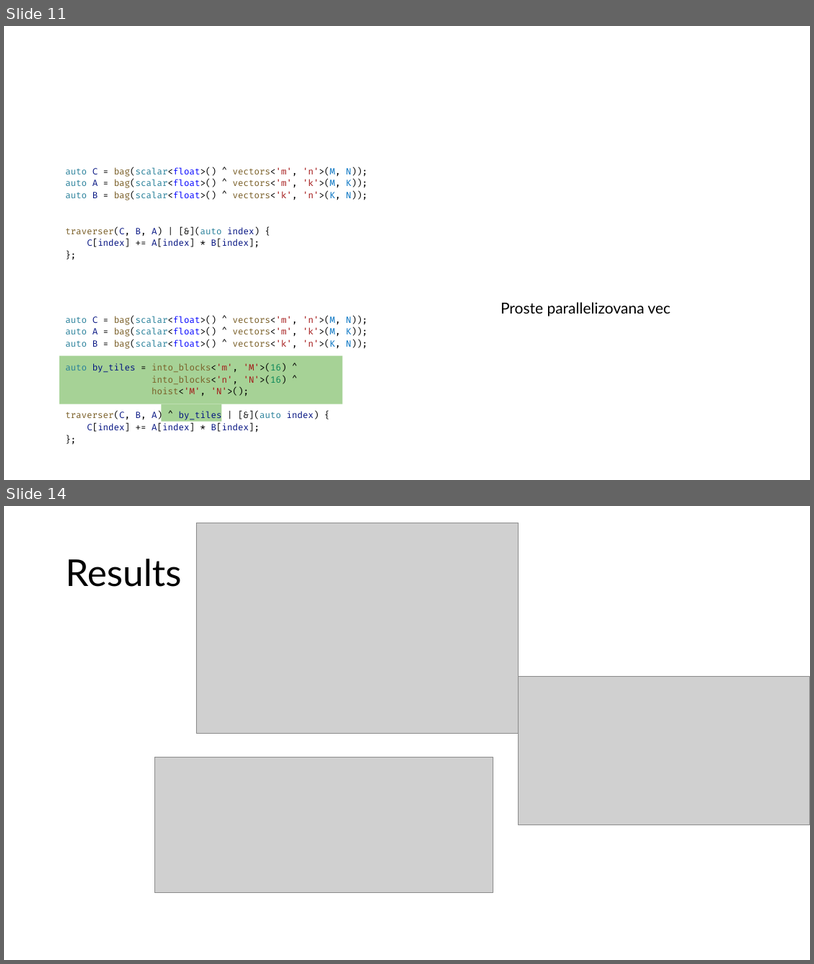
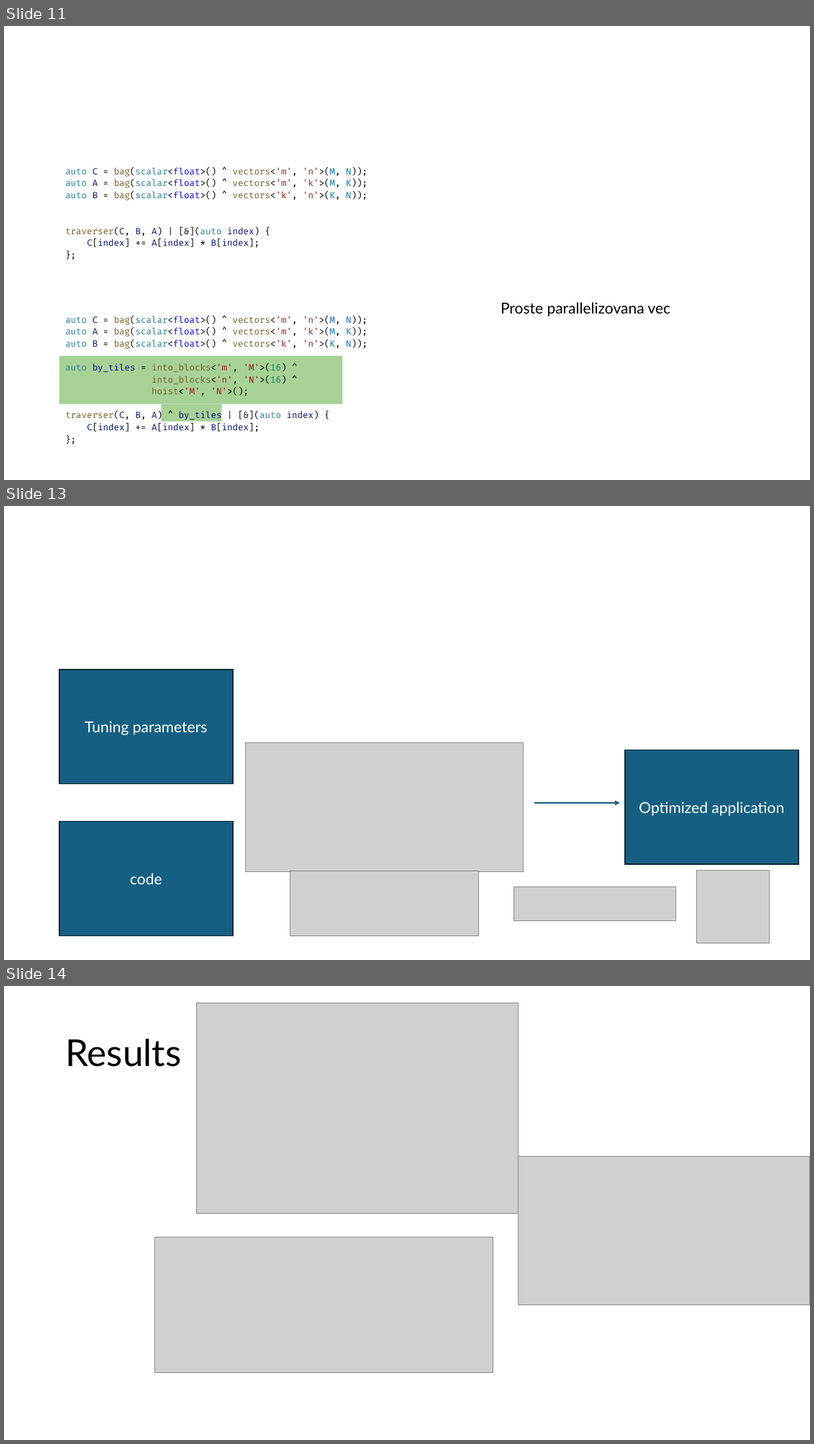
Before and after one commit to jiriklepl/phd-thesis, a slide deck: slides/Optimizing Memory Layouts and Traversal Orders in High-Performance Computing.pptx. Shown one above the other, each under a label of ours: slides 11 and 14 before the commit, slides 11, 13 and 14 after it; the slides between them are not shown. The pictures are 814x964 and 814x1444 pixels, drawn with LibreOffice and Linux fonts; fonts in the diff are those of the drawing; grey boxes stand for pictures. Boxes give left, top, right and bottom in pixels: in the first picture for what was removed or moved away, otherwise in the second. Text is boxed around its words. In the diff, an @@ line names an element or a change of style, - is before the commit and + after.

```diff
--- a/slides/Optimizing Memory Layouts and Traversal Orders in High-Performance Computing.pptx
+++ b/slides/Optimizing Memory Layouts and Traversal Orders in High-Performance Computing.pptx
@@ slide 13 added at (4, 506, 810, 960), background #FFFFFF @@
@@ rectangle added at (59, 669, 233, 784), fill #156082, outline #092A39 1.5 pt, 18 pt, text #FFFFFF @@
+Tuning parameters
@@ picture added at (245, 743, 524, 871) @@
@@ rectangle added at (625, 750, 799, 864), fill #156082, outline #092A39 1.5 pt, 18 pt, text #FFFFFF @@
+Optimized application
@@ arrow added from (535, 803) to (620, 803), #156082 1.5 pt @@
@@ rectangle added at (59, 821, 233, 936), fill #156082, outline #092A39 1.5 pt, 18 pt, text #FFFFFF @@
+code
@@ picture added at (290, 871, 479, 936) @@
@@ picture added at (697, 870, 769, 943) @@
@@ picture added at (514, 886, 676, 921) @@
```
Also in this commit, not shown: 1 slide changed, 6 slides removed.
